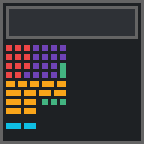
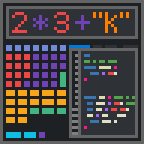
Two versions of the same layered image (144 × 144). Layer-by-layer changes:
added layer "2 * 3" above "Border" over (12, 12, 129, 33)
painted on "Border" over (6, 45, 138, 138)
